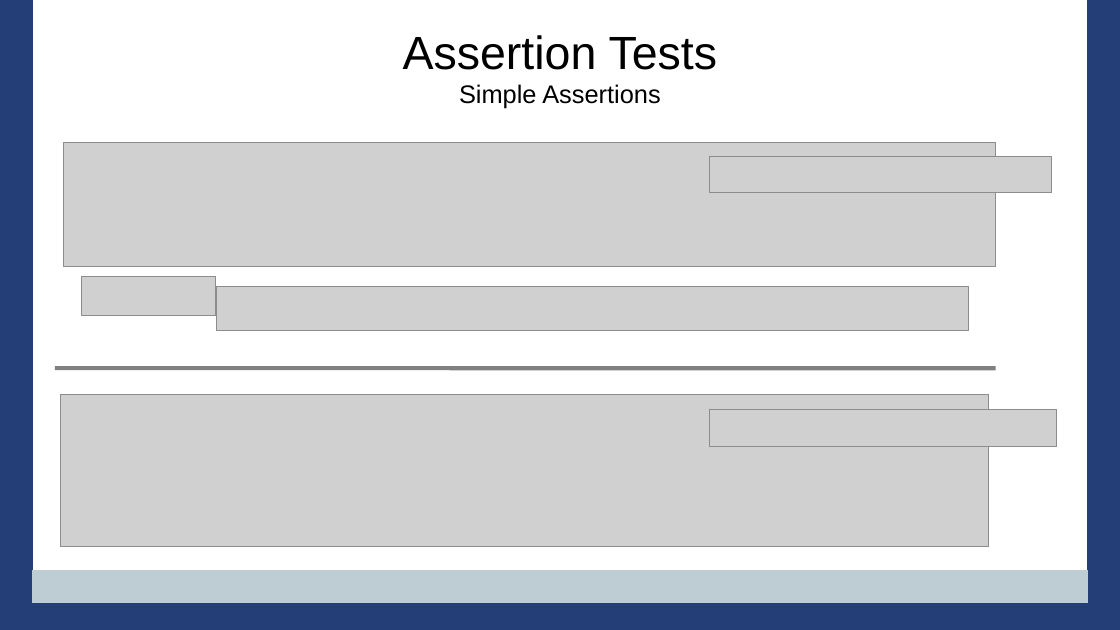
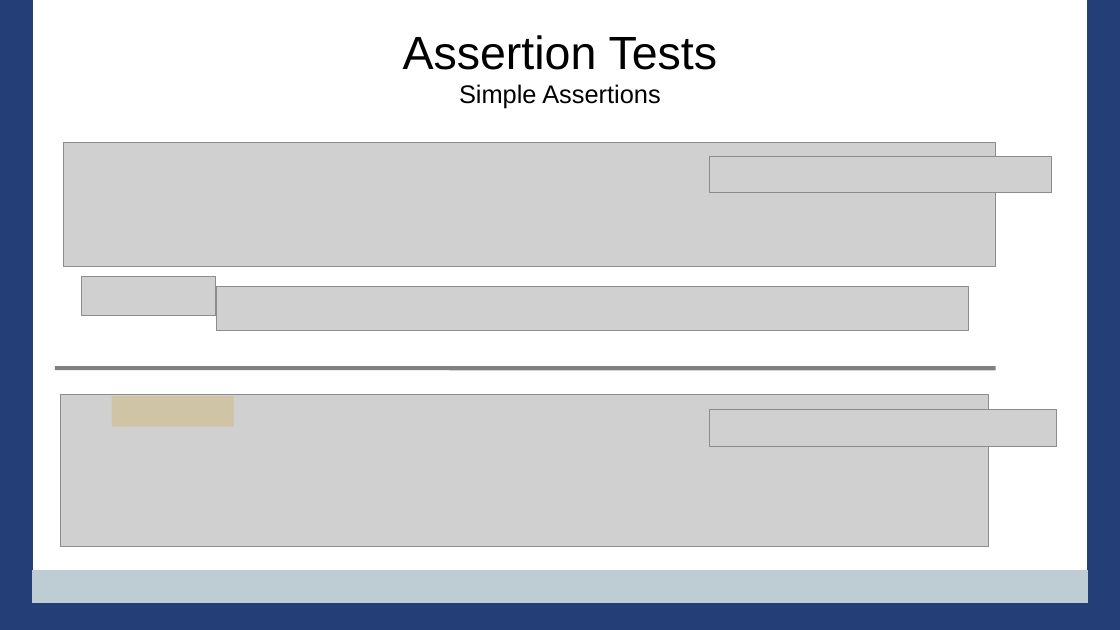
Before and after one commit to PennState/junit5-presentation, a slide deck: slide 22 of src/site/presentation/Junit5_Presentation_JavaOne_2016.odp. Drawn at 1120x630 pixels with LibreOffice and Linux fonts; fonts in the diff are those of the drawing; grey boxes stand for pictures; background and template pictures are left out. Boxes give left, top, right and bottom in pixels: in the first picture for what was removed or moved away, otherwise in the second. Text is boxed around its words. In the diff, an @@ line names an element or a change of style, - is before the commit and + after.

```diff
--- a/src/site/presentation/Junit5_Presentation_JavaOne_2016.odp
+++ b/src/site/presentation/Junit5_Presentation_JavaOne_2016.odp
@@ rectangle added at bbox=[112, 396, 234, 427], fill #CC9900 at 20% opacity @@
```
